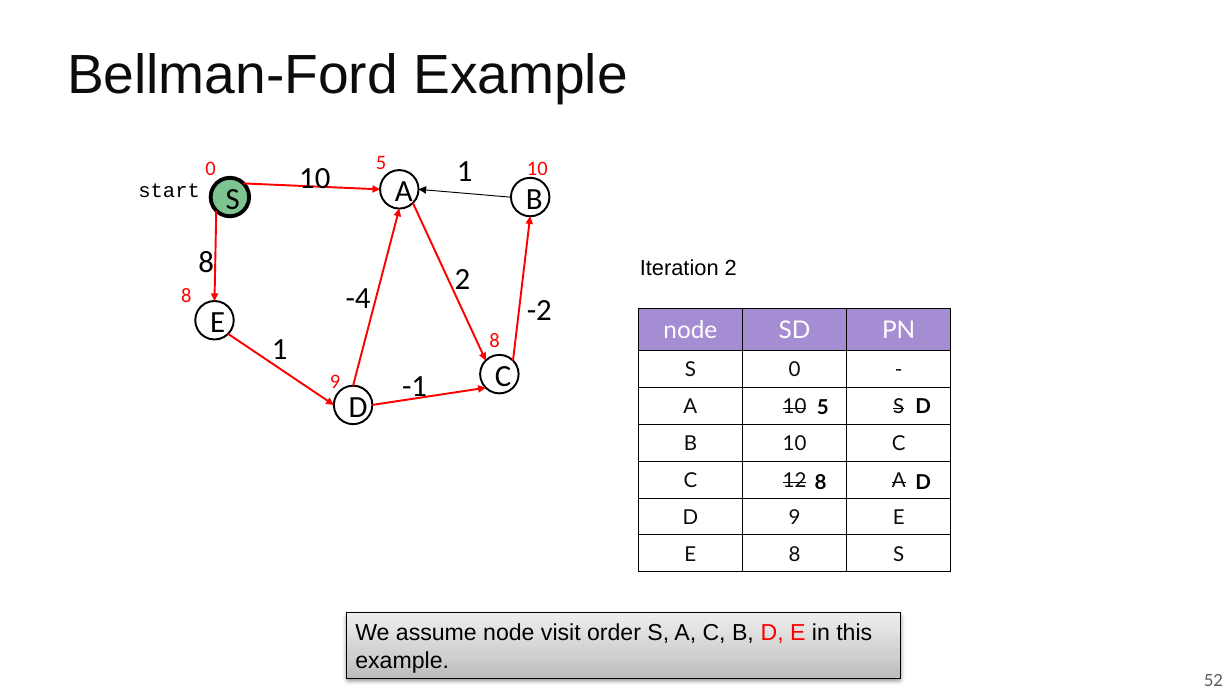
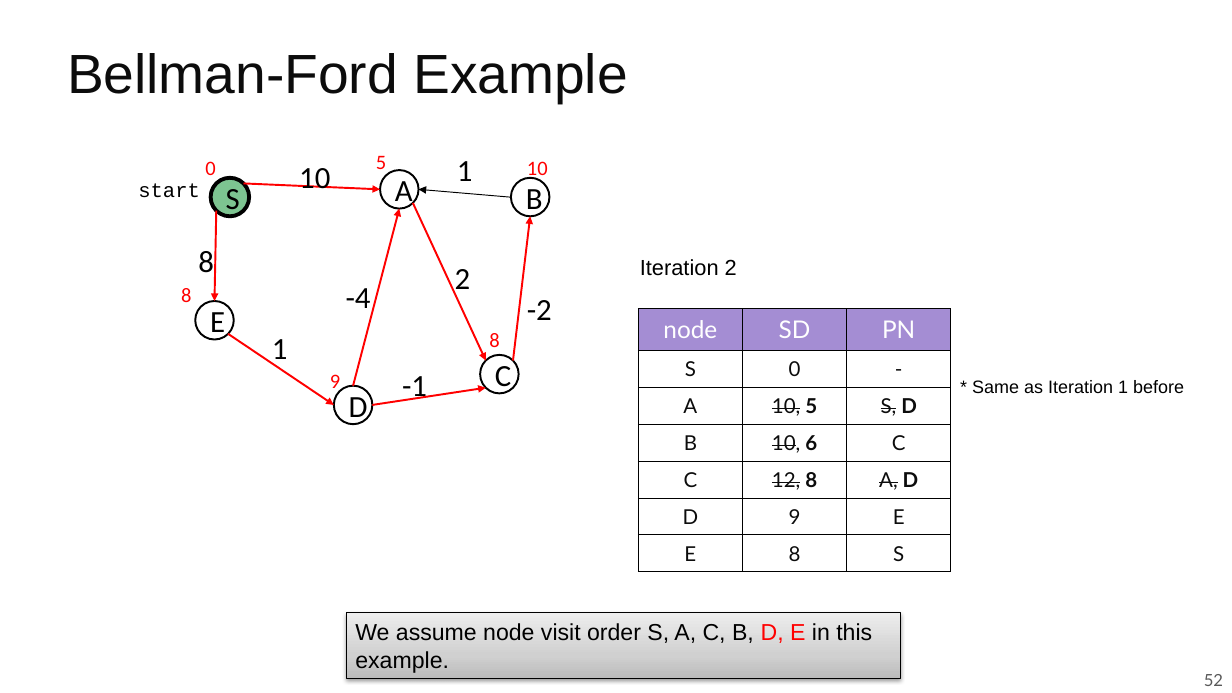
Before and after one commit to guhofstra/CSC175Sp26, a slide deck: slide 52 of PPTs/Lecture 5.1 Shortest Paths Algorithms.pptx. Drawn at 1232x693 pixels with LibreOffice and Linux fonts; fonts in the diff are those of the drawing. Boxes give left, top, right and bottom in pixels: in the first picture for what was removed or moved away, otherwise in the second. Text is boxed around its words. In the diff, an @@ line names an element or a change of style, - is before the commit and + after.

```diff
--- a/PPTs/Lecture 5.1 Shortest Paths Algorithms.pptx
+++ b/PPTs/Lecture 5.1 Shortest Paths Algorithms.pptx
@@ table at [639, 309, 952, 572] @@
-row 3, column 2: 10
+row 3, column 2: 10, 5
-row 3, column 3: S
+row 3, column 3: S, D
-row 4, column 2: 10
+row 4, column 2: 10, 6
-row 5, column 2: 12
+row 5, column 2: 12, 8
-row 5, column 3: A
+row 5, column 3: A, D
@@ text added at [972, 380, 1184, 393], 14 pt, text #000000 @@
+* Same as Iteration 1 before
@@ text removed at [817, 399, 829, 414] @@
-5
@@ text removed at [915, 398, 931, 413] @@
-D
@@ text removed at [815, 474, 827, 489] @@
-8
@@ text removed at [915, 474, 931, 489] @@
-D
```
Also in this commit, not shown: 6 other slides changed, 7 other files.
